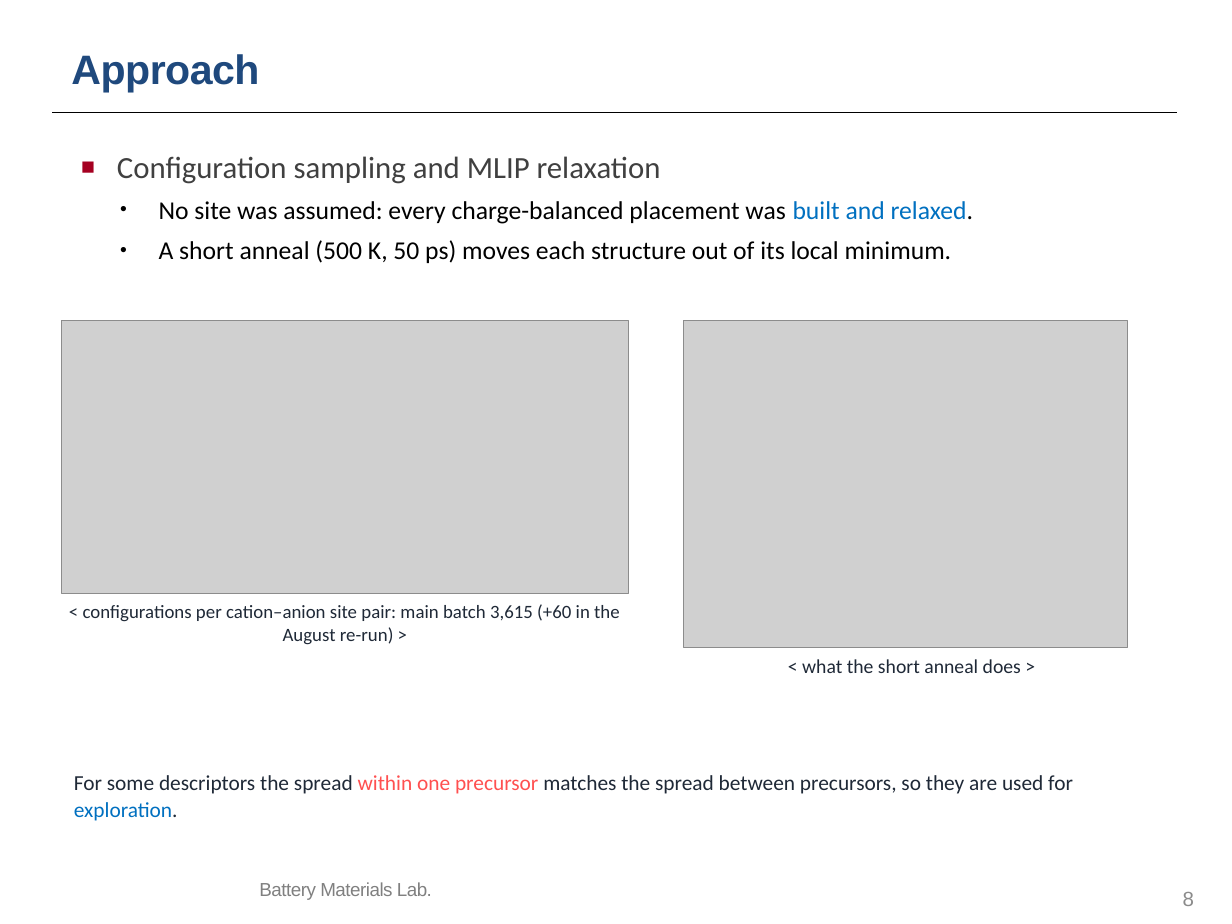
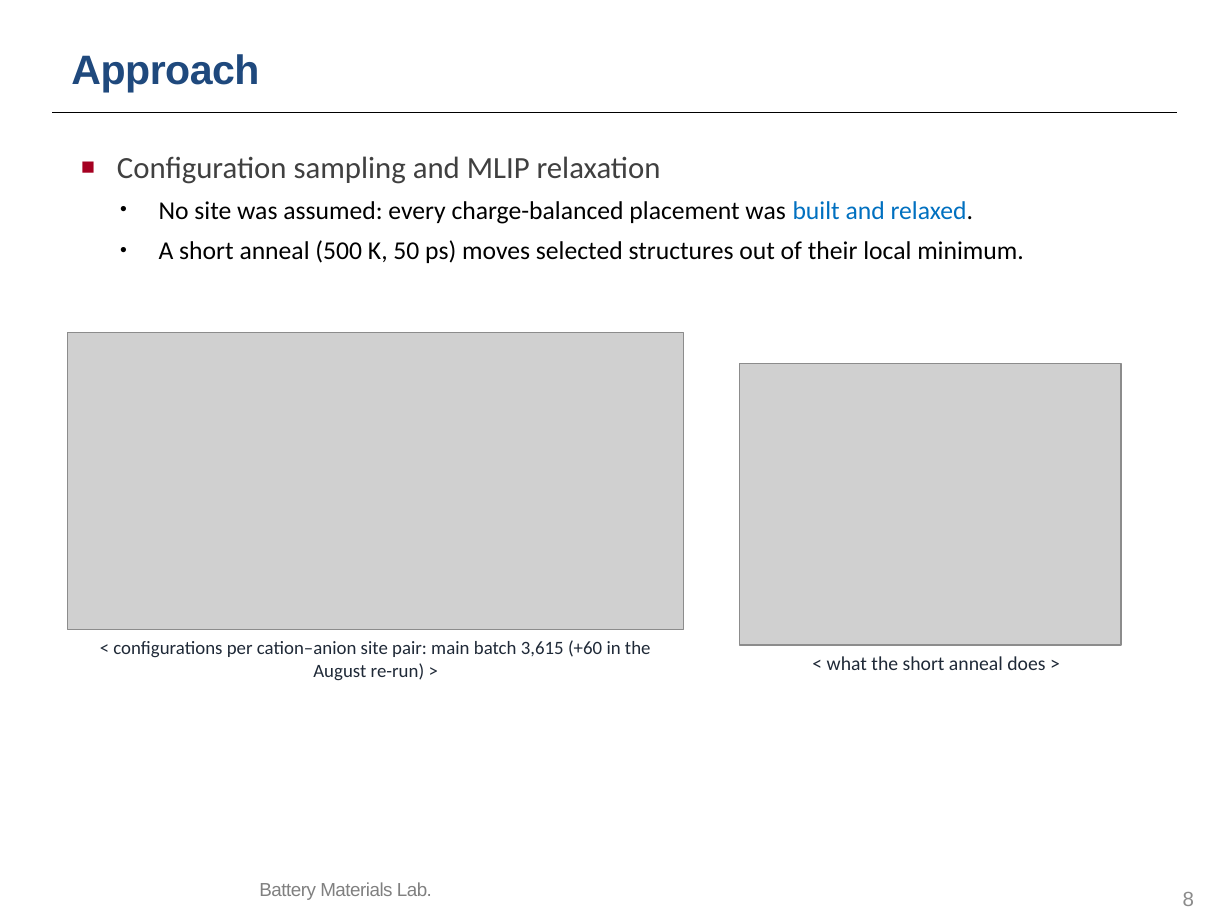
Before and after one commit to yonghoon7153-source/Yonghoon-DEM-DFT, a slide deck: slide 8 of kb/seminars/Research_Seminar_2026_10_13_cascade_progress_lean.pptx. Drawn at 1232x924 pixels with LibreOffice and Linux fonts; fonts in the diff are those of the drawing; grey boxes stand for pictures; background and template pictures are left out. Boxes give left, top, right and bottom in pixels: in the first picture for what was removed or moved away, otherwise in the second. Text is boxed around its words. In the diff, an @@ line names an element or a change of style, - is before the commit and + after.

```diff
--- a/kb/seminars/Research_Seminar_2026_10_13_cascade_progress_lean.pptx
+++ b/kb/seminars/Research_Seminar_2026_10_13_cascade_progress_lean.pptx
@@ text at [159,240,1024,263]: text changed @@
-• A short anneal (500 K, 50 ps) moves each structure out of its local minimum.
+• A short anneal (500 K, 50 ps) moves selected structures out of their local minimum.
@@ picture: place and size @@
-picture at [62,320,628,594]
+picture at [68,333,684,630]
@@ picture: place and size @@
-picture at [684,320,1127,648]
+picture at [739,363,1121,646]
@@ text "< configurations per cation–anion site ...": place and size @@
-text "< configurations per cation–anion site ..." at [83,604,620,645]
+text "< configurations per cation–anion site ..." at [113,640,651,681]
@@ text "< what the short anneal ...": place and size @@
-text "< what the short anneal ..." at [802,659,1021,673]
+text "< what the short anneal ..." at [827,656,1045,670]
@@ text removed at [74,775,1073,821] @@
-For some descriptors the spread within one precursor matches the spread between precursors, so they are used for exploration.
```
Also in this commit, not shown: 8 other slides changed, 22 other files.
